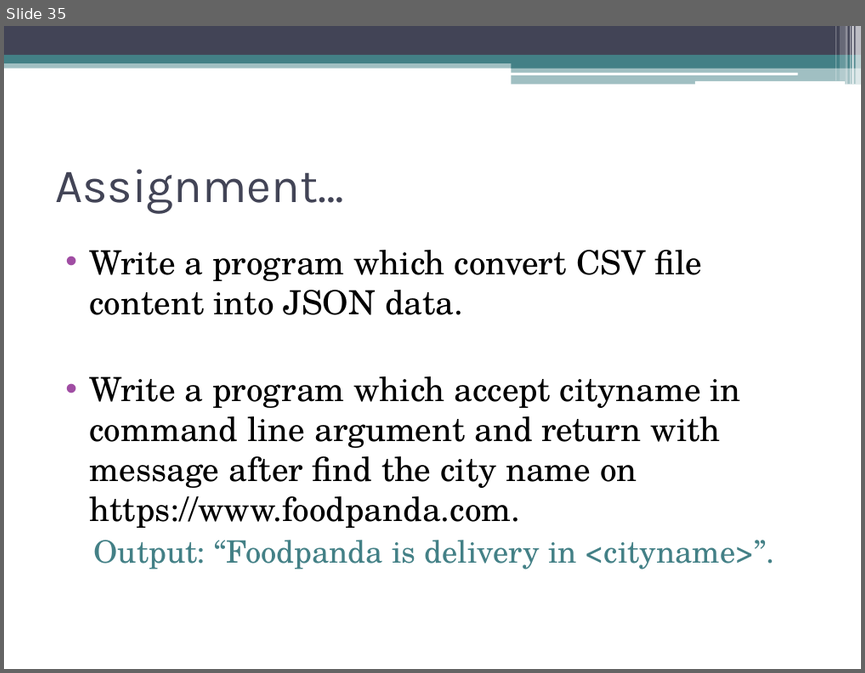
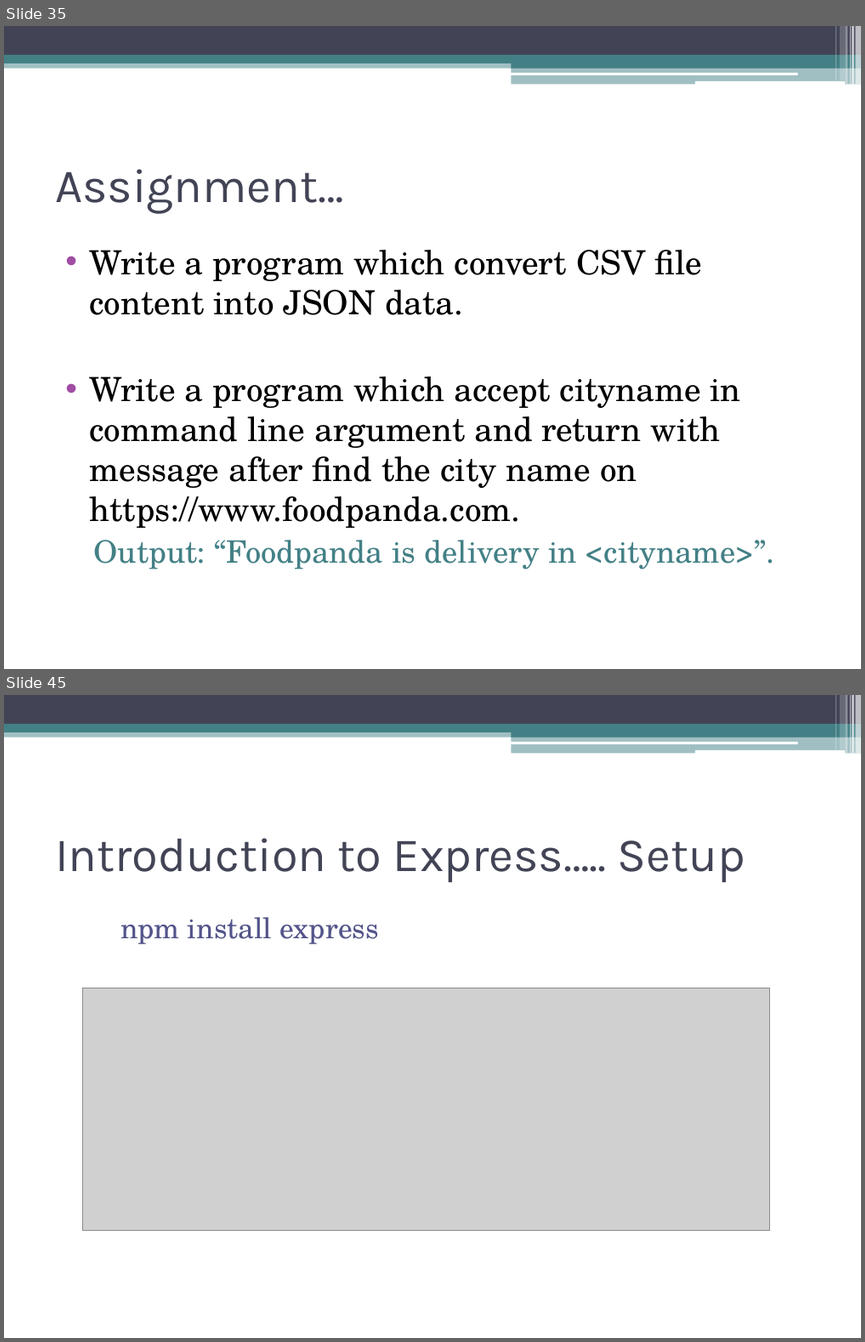
Before and after one commit to akjkhatri/mean_stack, a slide deck: MEAN Stack Workshop.pptx. Shown one above the other, each under a label of ours: slide 35 before the commit, slides 35 and 45 after it; the slides between them are not shown. The pictures are 865x673 and 865x1342 pixels, drawn with LibreOffice and Linux fonts; fonts in the diff are those of the drawing; grey boxes stand for pictures. Boxes give left, top, right and bottom in pixels: in the first picture for what was removed or moved away, otherwise in the second. Text is boxed around its words. In the diff, an @@ line names an element or a change of style, - is before the commit and + after.

Commit message:
Express JS

```diff
--- a/MEAN Stack Workshop.pptx
+++ b/MEAN Stack Workshop.pptx
@@ slide 45 added at (4, 695, 861, 1338), background #FFFFFF; not listed: 13 template elements that a slide beside it also shows @@
@@ title added at (55, 838, 745, 882), 40 pt, text #424456 @@
+Introduction to Express….. Setup
@@ text added at (121, 917, 379, 944), 24 pt, text #53548A @@
+    npm install express
@@ picture added at (83, 988, 770, 1231) @@
```
Also in this commit, not shown: 1 slide changed, 14 other slides added.
